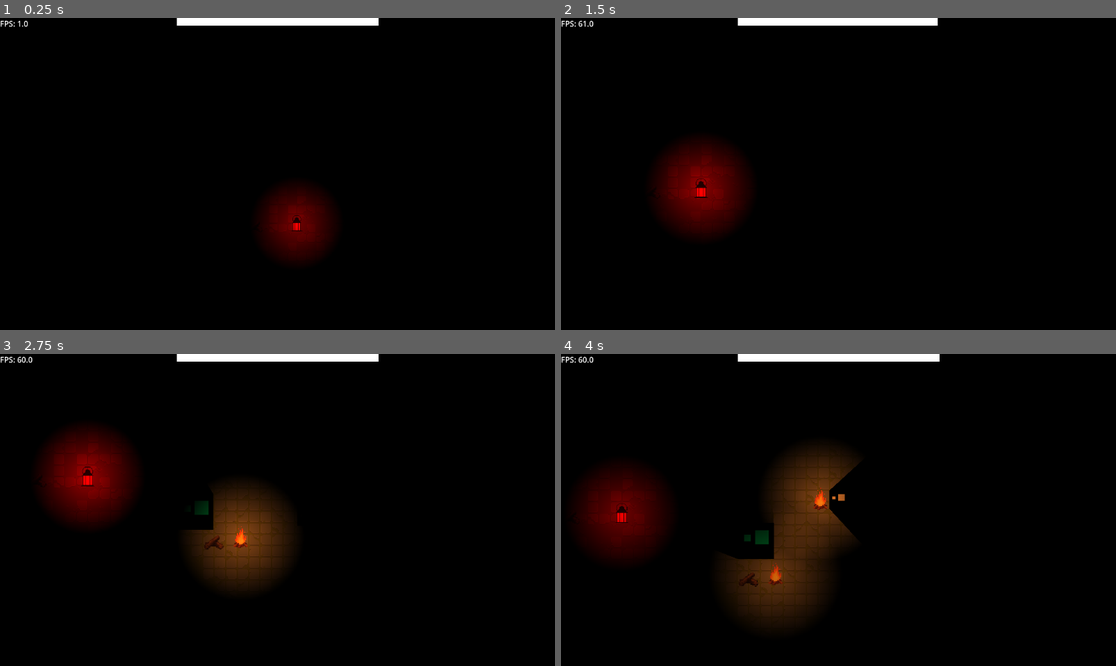
Above: before the commit, frames 1-4 (two rows, left to right).
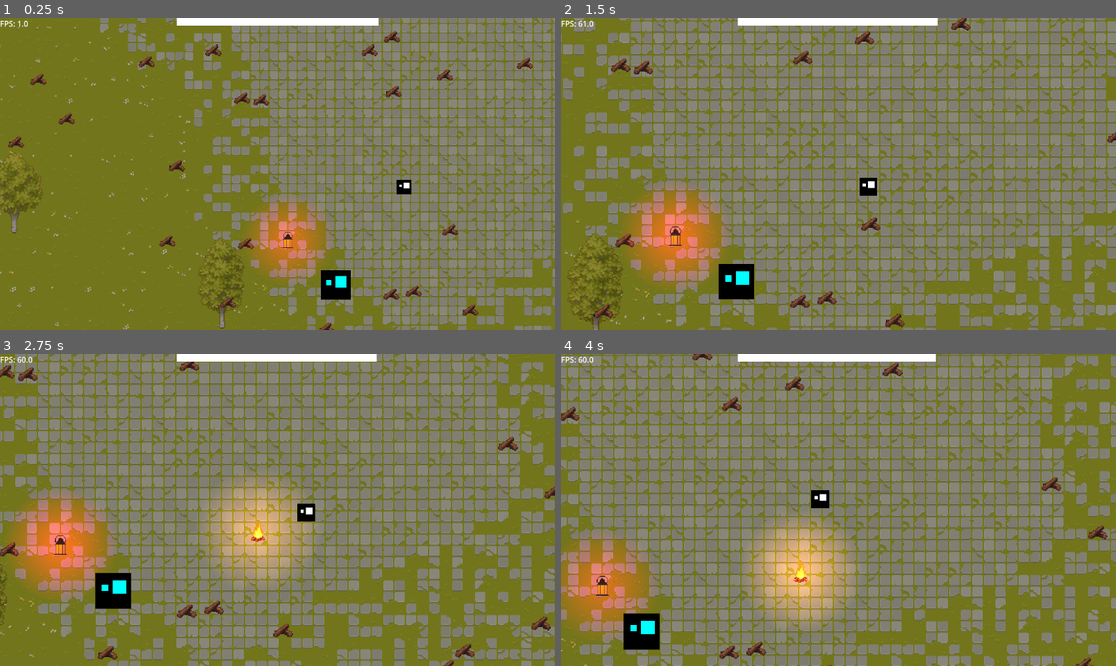
Above: after the commit, the same moments.

Repository: Kunggings/bonfire
Game: Godot game, scene res://scenes/main.tscn
Two runs of this game, one before a commit and one after it. Both use one fixed random seed, a clock stepped at 60 frames per second and the inputs below.
Inputs:
- Up to frame 1 (0.25 s): no input
- Up to frame 2 (1.5 s): hold D (right) 0.53-1.28 s; hold Space (Hold) 0.53-1.28 s; hold S (down) from 1.28 s (still down); tap Space (Hold) at 1.35 s
- Up to frame 3 (2.75 s): release S (down) at 2.03 s; hold D (right) from 2.03 s (still down); hold Space (Hold) from 2.03 s (still down)
- Up to frame 4 (4 s): release D (right) at 2.78 s; release Space (Hold) at 2.78 s; hold W (up) 2.78-3.53 s; tap Space (Hold) at 2.85 s; hold A (left) from 3.53 s (still down); hold Space (Hold) from 3.53 s (still down)

The runs differ from the first frame. In frame 1, 99% of the frame differs, in the area x 0-100%, y 0-100%; in frame 2, 98%; in frame 3, 98%; in frame 4, 99%.

Commit message:
Updated Enermy
Bugged

Diff:
--- a/scenes/enemy.gd
+++ b/scenes/enemy.gd
@@ -1,9 +1,120 @@
 extends CharacterBody2D
+
+enum State {
+	IDLE,
+	ACTIVE,
+	SEARCHING
+}
+
 @onready var target: Player = $"../Player"
+@onready var raycast: RayCast2D = $RayCast2D
+@onready var detection_area: Area2D = $DetectionArea
 
-const SPEED = 30.0
+@export var speed: float = 30.0
+@export var idle_speed: float = 15.0
+@export var max_wander_distance: float = 100.0
+@export var wander_time_range := Vector2(1.0, 2.5)
+@export var pause_time_range := Vector2(0.5, 1.5)
+
+var state: State = State.IDLE
+var player_in_range := false
+var wander_direction := Vector2.ZERO
+var wander_timer := 0.0
+var pausing := false
+var start_position: Vector2
+var last_known_position: Vector2 = Vector2.ZERO
+
+func _ready() -> void:
+	start_position = global_position
+	detection_area.body_entered.connect(_on_body_entered)
+	detection_area.body_exited.connect(_on_body_exited)
+	start_idle_cycle()
+	raycast.enabled = true
+	raycast.collide_with_areas = false
+	raycast.collide_with_bodies = true
+	raycast.collision_mask = (1 << 1) | target.collision_layer
 
 func _physics_process(delta: float) -> void:
-	var direction = (target.position - position).normalized()
-	velocity = direction * SPEED
+	match state:
+		State.IDLE:
+			idle_state(delta)
+		State.ACTIVE:
+			active_state()
+		State.SEARCHING:
+			search_state()
 	move_and_slide()
+
+func idle_state(delta: float) -> void:
+	if player_in_range:
+		look_for_player()
+		if can_see_player():
+			state = State.ACTIVE
+			last_known_position = target.global_position
+			return
+	wander_timer -= delta
+	if wander_timer <= 0.0:
+		if pausing:
+			start_wander()
+		else:
+			start_pause()
+	if pausing:
+		velocity = Vector2.ZERO
+	else:
+		if global_position.distance_to(start_position) > max_wander_distance:
+			wander_direction = (start_position - global_position).normalized()
+		velocity = wander_direction * idle_speed
+
+func active_state() -> void:
+	look_for_player()
+	if can_see_player():
+		last_known_position = target.global_position
+	else:
+		state = State.SEARCHING
+		return
+	var direction := (target.global_position - global_position).normalized()
+	velocity = direction * speed
+
+func search_state() -> void:
+	if global_position.distance_to(last_known_position) < 5.0:
+		state = State.IDLE
+		start_idle_cycle()
+		return
+	var direction := (last_known_position - global_position).normalized()
+	velocity = direction * speed
+	look_for_player()
+	if can_see_player():
+		state = State.ACTIVE
+		last_known_position = target.global_position
+
+func start_idle_cycle() -> void:
+	start_wander()
+
+func start_wander() -> void:
+	wander_direction = Vector2(randf_range(-1, 1), randf_range(-1, 1)).normalized()
+	wander_timer = randf_range(wander_time_range.x, wander_time_range.y)
+	pausing = false
+
+func start_pause() -> void:
+	wander_timer = randf_range(pause_time_range.x, pause_time_range.y)
+	pausing = true
+
+func _on_body_entered(body: Node) -> void:
+	if body == target:
+		player_in_range = true
+
+func _on_body_exited(body: Node) -> void:
+	if body == target:
+		player_in_range = false
+		raycast.force_raycast_update()
+
+func look_for_player() -> void:
+	raycast.target_position = to_local(target.global_position)
+	raycast.force_raycast_update()
+
+func can_see_player() -> bool:
+	if not raycast.is_colliding():
+		return false
+	var collider := raycast.get_collider()
+	if collider is CollisionObject2D and collider.collision_layer & (1 << 1) != 0:
+		return false
+	return collider == target
--- /dev/null
+++ b/scenes/enemy.tscn
@@ -0,0 +1,39 @@
+[gd_scene load_steps=6 format=3 uid="uid://sqqo0hlhdj31"]
+
+[ext_resource type="Script" uid="uid://b2ssak0rclyix" path="res://scenes/enemy.gd" id="1_md0e3"]
+[ext_resource type="Texture2D" uid="uid://xy7j0ewyse8" path="res://textures/player.png" id="2_4ra3w"]
+
+[sub_resource type="RectangleShape2D" id="RectangleShape2D_tipki"]
+
+[sub_resource type="OccluderPolygon2D" id="OccluderPolygon2D_choun"]
+cull_mode = 1
+polygon = PackedVector2Array(-25, -25, -25, 25, 25, 25, 25, -25)
+
+[sub_resource type="CircleShape2D" id="CircleShape2D_md0e3"]
+radius = 200.0
+
+[node name="Enemy" type="CharacterBody2D"]
+z_index = 1
+script = ExtResource("1_md0e3")
+
+[node name="RayCast2D" type="RayCast2D" parent="."]
+target_position = Vector2(100, 0)
+collision_mask = 3
+collide_with_areas = true
+
+[node name="Sprite2D" type="Sprite2D" parent="."]
+modulate = Color(0, 1, 1, 1)
+texture = ExtResource("2_4ra3w")
+
+[node name="CollisionShape2D" type="CollisionShape2D" parent="."]
+scale = Vector2(2.5, 2.5)
+shape = SubResource("RectangleShape2D_tipki")
+
+[node name="LightOccluder2D" type="LightOccluder2D" parent="."]
+occluder = SubResource("OccluderPolygon2D_choun")
+
+[node name="DetectionArea" type="Area2D" parent="."]
+collision_layer = 0
+
+[node name="CollisionShape2D" type="CollisionShape2D" parent="DetectionArea"]
+shape = SubResource("CircleShape2D_md0e3")
--- a/scenes/main.tscn
+++ b/scenes/main.tscn
@@ -8,8 +8,8 @@
 [ext_resource type="PackedScene" uid="uid://e7ppxkw4ycct" path="res://scripts/random_spawn_bonfire.tscn" id="7_o6xl0"]
 [ext_resource type="PackedScene" uid="uid://b8i7lnfekranh" path="res://scenes/lamp.tscn" id="8_tipki"]
 [ext_resource type="AudioStream" uid="uid://bkaucgtaxs2bv" path="res://audio/dark_fantasy.mp3" id="9_85g3d"]
-[ext_resource type="Texture2D" uid="uid://xy7j0ewyse8" path="res://textures/player.png" id="9_choun"]
-[ext_resource type="Script" uid="uid://b2ssak0rclyix" path="res://scenes/enemy.gd" id="9_ya4ey"]
+[ext_resource type="PackedScene" uid="uid://sqqo0hlhdj31" path="res://scenes/enemy.tscn" id="9_choun"]
+[ext_resource type="PackedScene" uid="uid://bm4quyxlrypdw" path="res://scenes/wall.tscn" id="10_choun"]
 
 [sub_resource type="Gradient" id="Gradient_7mycd"]
 colors = PackedColorArray(1, 1, 1, 1, 1, 1, 1, 1)
@@ -19,17 +19,11 @@
 width = 419
 height = 16
 
-[sub_resource type="RectangleShape2D" id="RectangleShape2D_tipki"]
-
-[sub_resource type="OccluderPolygon2D" id="OccluderPolygon2D_choun"]
-cull_mode = 1
-polygon = PackedVector2Array(-25, -25, -25, 25, 25, 25, 25, -25)
-
 [node name="Main" type="Node2D"]
 
 [node name="Player" parent="." instance=ExtResource("1_tefeu")]
 z_index = 2
-position = Vector2(319, 108)
+position = Vector2(357, 37)
 scale = Vector2(0.5, 0.5)
 
 [node name="UI" type="CanvasLayer" parent="."]
@@ -52,6 +46,7 @@
 player = NodePath("../../Player")
 
 [node name="Darkness" type="CanvasModulate" parent="."]
+visible = false
 z_index = 99
 color = Color(0, 0, 0, 1)
 
@@ -72,18 +67,9 @@
 autoplay = true
 bus = &"Bonfire"
 
-[node name="CharacterBody2D" type="CharacterBody2D" parent="."]
-z_index = 1
+[node name="Enemy" parent="." instance=ExtResource("9_choun")]
 position = Vector2(240, 207)
-script = ExtResource("9_ya4ey")
 
-[node name="Sprite2D" type="Sprite2D" parent="CharacterBody2D"]
-modulate = Color(0, 1, 1, 1)
-texture = ExtResource("9_choun")
-
-[node name="CollisionShape2D" type="CollisionShape2D" parent="CharacterBody2D"]
-scale = Vector2(2.5, 2.5)
-shape = SubResource("RectangleShape2D_tipki")
-
-[node name="LightOccluder2D" type="LightOccluder2D" parent="CharacterBody2D"]
-occluder = SubResource("OccluderPolygon2D_choun")
+[node name="Wall" parent="." instance=ExtResource("10_choun")]
+z_index = 4
+position = Vector2(298, 131)
--- /dev/null
+++ b/scenes/wall.tscn
@@ -0,0 +1,12 @@
+[gd_scene load_steps=2 format=3 uid="uid://bm4quyxlrypdw"]
+
+[sub_resource type="RectangleShape2D" id="RectangleShape2D_85g3d"]
+size = Vector2(150, 10)
+
+[node name="Wall" type="StaticBody2D"]
+collision_layer = 2
+collision_mask = 0
+
+[node name="CollisionShape2D" type="CollisionShape2D" parent="."]
+shape = SubResource("RectangleShape2D_85g3d")
+debug_color = Color(0.9879306, 0, 0.31273293, 0.41960785)
Not shown: 1 places in scenes/main.tscn that only renumber resources
